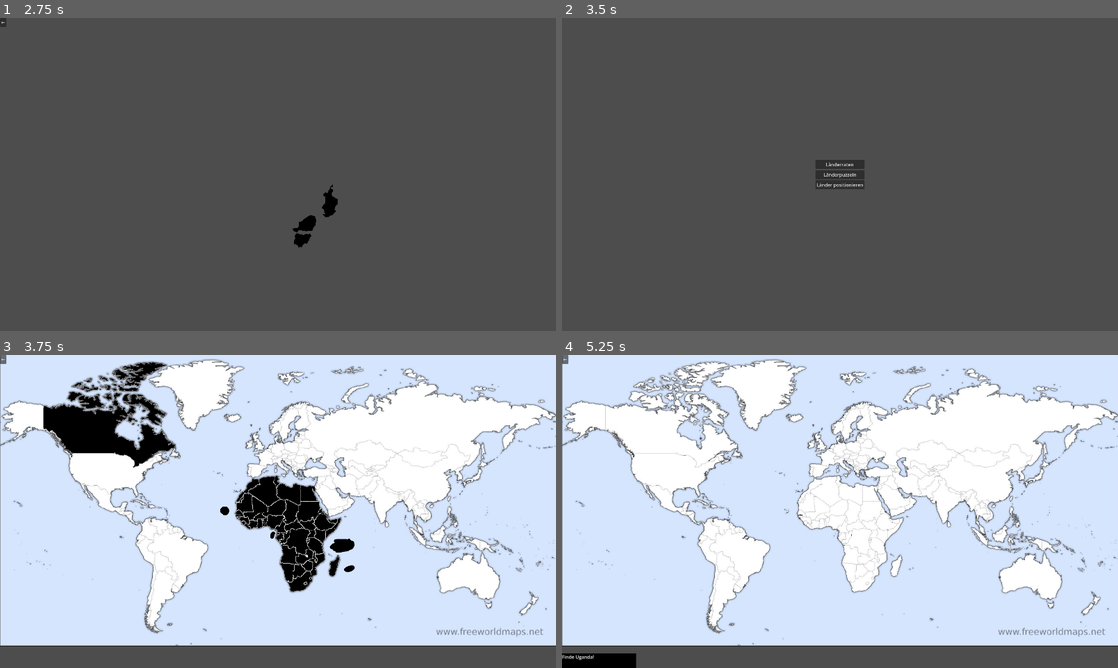
Above: before the commit, frames 1-4 (two rows, left to right).
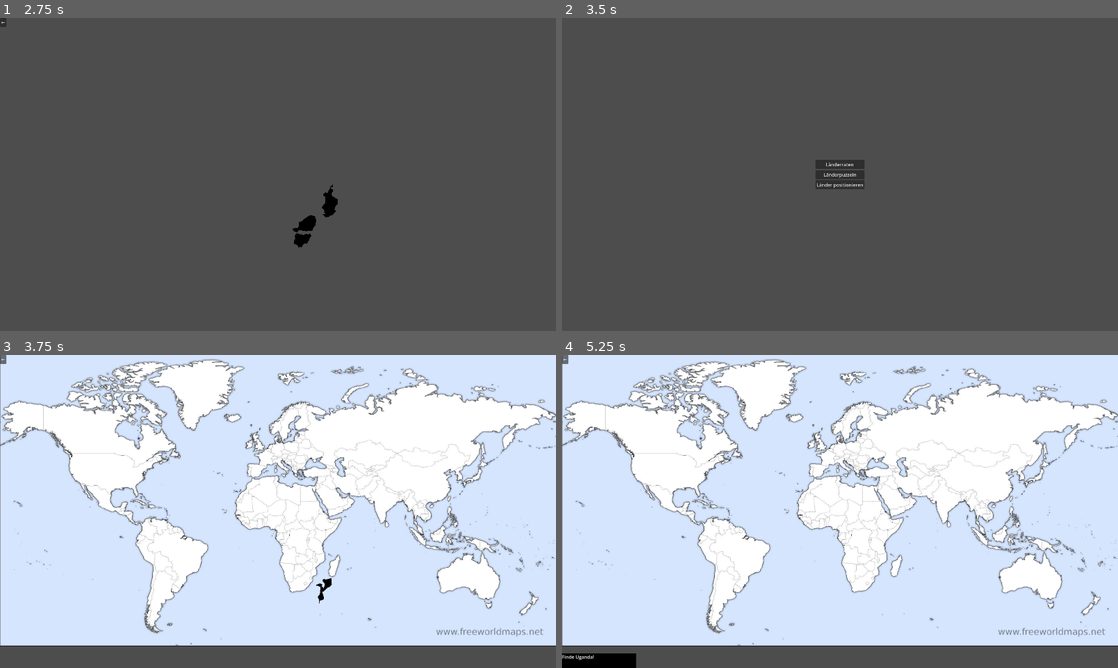
Above: after the commit, the same moments.

Repository: Anomasie/Atlas
Game: Godot game, scene res://szenen/GAME.tscn
Two runs of this game, one before a commit and one after it. Both use one fixed random seed, a clock stepped at 60 frames per second and the inputs below.
Inputs:
- Up to frame 1 (2.75 s): click "Länderraten" at 0.5 s; click "←" at 1.25 s; click "Länderpuzzeln" at 2 s
- Up to frame 2 (3.5 s): click "←" at 2.75 s
- Up to frame 3 (3.75 s): click "Länder positionieren" at 3.5 s
- Up to frame 4 (5.25 s): click "←" at 4.25 s; click "Länderraten" at 5 s

Frames 1-2 are identical in both runs. In frame 3, 7.2% of the frame differs, in the area x 7-64%, y 2-80%; in frame 4, nothing differs.

Commit message:
basic Länderplatzieren

Diff:
--- a/szenen/Kartenpuzzlen/Kartenpuzzle.gd
+++ b/szenen/Kartenpuzzlen/Kartenpuzzle.gd
@@ -1,44 +1,12 @@
-extends Karte
-
-signal check_whether_right
-signal open_main_menu
-
-const SELECTION_COLOR = Color.WHITE
-const EPSILON = 10.0
-const TWEAK_TIME = 1.0
-
-var dragging_country : String = ""
-var con_origin : Vector2
+extends PuzzleKarte
 
 func _ready() -> void:
 	AllSprites = $AllSprites
 	Cam = $Cam
 	puzzle()
 
-func open() -> void:
-	show()
-
-func close() -> void:
-	self.queue_free()
-
 func _input(event) -> void:
-	handle_input(event)
-
-	if event.is_action_pressed("click"):
-		var country = get_country(get_global_mouse_position())
-		if AllSprites.has_node(country):
-			dragging_country = country
-			drag_origin = get_global_mouse_position()
-			con_origin = AllSprites.get_node(dragging_country).position
-			$CanvasLayer/Control/Label.text = country
-			highlight([country], SELECTION_COLOR)
-	elif event.is_action_released("click"):
-		dragging_country = ""
-		check_whether_right.emit()
-		$CanvasLayer/Control/Label.text = ""
-		hide_highlight()
-	elif dragging_country and event is InputEventMouseMotion:
-		AllSprites.get_node(dragging_country).position = con_origin + (get_global_mouse_position() - drag_origin)
+	handle_input_click(event)
 
 func puzzle(load_country_names : PackedStringArray = ["Niger", "Nigeria", "Tschad", "Kamerun"]) -> void:
 	##### PREPARATION
@@ -48,27 +16,11 @@
 	for sprite in AllSprites.get_children():
 		sprite.position += Vector2(randf()*200, randf()*200)
 	##### await player finishing
-	while not solved():
+	while not solved(AllSprites.get_child(0).position):
 		await check_whether_right
 	# tweak until actually right
-	await tweak_right()
+	await tweak_right(AllSprites.get_child(0).position)
 	$CanvasLayer/Control/Label2.text = "FINISHED!"
-
-func solved() -> bool:
-	var origin: Vector2 = AllSprites.get_child(0).position
-	for sprite in AllSprites.get_children():
-		if (sprite.position - origin).length() > EPSILON:
-			return false
-	return true
-
-func tweak_right() -> void:
-	var tween : Tween = get_tree().create_tween()
-	var origin = AllSprites.get_child(0).position
-	for kid in AllSprites.get_children():
-		tween.tween_property(kid, "position", origin, HIGHLIGHT_IN_TIME)
-	await tween.finished
-	tween.kill()
-
 
 func _on_back_pressed() -> void:
 	open_main_menu.emit()
--- a/szenen/Länderplatzieren/Länderplatzieren.gd
+++ b/szenen/Länderplatzieren/Länderplatzieren.gd
@@ -1,17 +1,26 @@
-extends Karte
+extends PuzzleKarte
 
-signal open_main_menu
 
 func _ready() -> void:
+	SELECTION_COLOR = Color.BLUE
 	AllSprites = $AllSprites
-	load_countries()
+	puzzle()
 
-func open() -> void:
-	show()
+func _input(event) -> void:
+	handle_input_click(event)
 
-func close() -> void:
-	self.queue_free()
-
+func puzzle(load_country_name: String = "Mosambik") -> void:
+	##### PREPARATION
+	# load countries
+	load_countries([load_country_name])
+	# shuffle a bit
+	for sprite in AllSprites.get_children():
+		sprite.position += Vector2(randf()*200, randf()*200)
+	##### await player finishing
+	while not solved():
+		await check_whether_right
+	# tweak until actually right
+	await tweak_right(Vector2.ZERO)
 
 func _on_back_pressed() -> void:
 	open_main_menu.emit()
--- a/szenen/Länderraten/Länderraten.gd
+++ b/szenen/Länderraten/Länderraten.gd
@@ -127,7 +127,6 @@
 func _on_button_pressed() -> void:
 	ok.emit()
 
-
 func _on_back_pressed() -> void:
 	open_main_menu.emit()
 	close()
--- /dev/null
+++ b/szenen/PuzzleKarte.gd
@@ -0,0 +1,52 @@
+extends Karte
+class_name PuzzleKarte
+
+signal check_whether_right
+signal open_main_menu
+
+var SELECTION_COLOR = Color.WHITE
+const EPSILON = 10.0
+const TWEAK_TIME = 1.0
+
+var dragging_country : String = ""
+var con_origin : Vector2
+
+func open() -> void:
+	show()
+
+func close() -> void:
+	self.queue_free()
+
+func handle_input_click(event) -> void:
+	handle_input(event)
+
+	if event.is_action_pressed("click"):
+		var country = get_country(get_global_mouse_position())
+		if AllSprites.has_node(country):
+			dragging_country = country
+			drag_origin = get_global_mouse_position()
+			con_origin = AllSprites.get_node(dragging_country).position
+			highlight([country], SELECTION_COLOR)
+	elif event.is_action_released("click"):
+		dragging_country = ""
+		check_whether_right.emit()
+		hide_highlight()
+	elif dragging_country and event is InputEventMouseMotion:
+		AllSprites.get_node(dragging_country).position = con_origin + (get_global_mouse_position() - drag_origin)
+
+func solved(origin : Vector2 = Vector2.ZERO) -> bool:
+	for sprite in AllSprites.get_children():
+		if (sprite.position - origin).length() > EPSILON:
+			return false
+	return true
+
+func tweak_right(origin:Vector2 = Vector2.ZERO) -> void:
+	var tween : Tween = get_tree().create_tween()
+	for kid in AllSprites.get_children():
+		tween.tween_property(kid, "position", origin, HIGHLIGHT_IN_TIME)
+	await tween.finished
+	tween.kill()
+
+func _on_back_pressed() -> void:
+	open_main_menu.emit()
+	queue_free()
Not shown, added: szenen/PuzzleKarte.gd.uid
